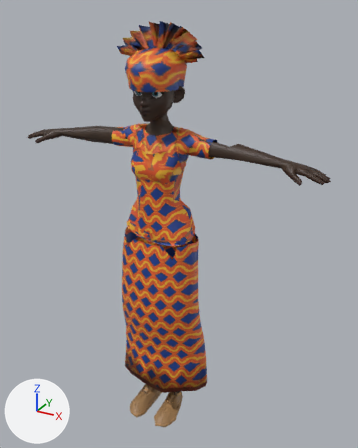
One commit to the FBX model client/Assets/Art/characters/cast/looks/player_f_lagos_ankara/player_f_lagos_ankara.fbx: the scene before it, then after it.
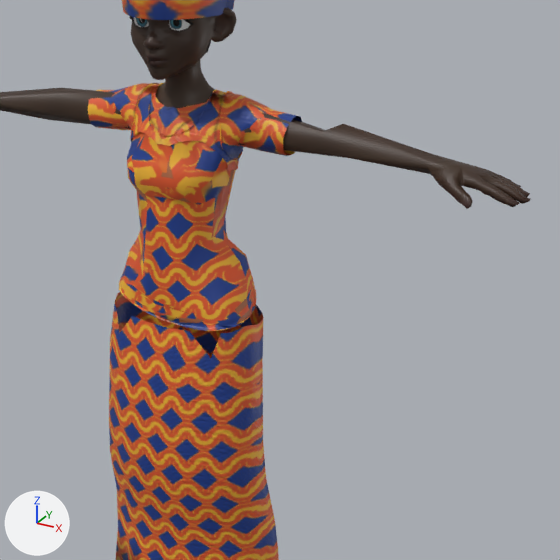
Old and new are each drawn whole from a 50 mm camera at (1.022, -1.71, 1.851) aimed at (0.056, 0.046, 0.973) and again close up on the part from 19% to 97% of the width and 18% to 80% of the height. Every picture has the same lights, and +X, +Y and +Z are marked at lower left. The older version's two pictures come first. Objects named as collision shapes, trigger or cutter boxes, shadow casters or lower levels of detail are left out.

The scene before the commit, as lines of its bpy script (objects in view):
```python
me_player_f_lagos_ankara_lod0 = bpy.data.meshes.new('player_f_lagos_ankara_LOD0')
me_player_f_lagos_ankara_lod0.from_pydata(...)  # 3216 vertices, 5316 faces; spans x -0.7..0.7, y -0.19..0.15, z 0.0..1.8
me_player_f_lagos_ankara_lod0.materials.append(mat_player_f_lagos_ankara_mat)
ob_player_f_lagos_ankara_lod0 = bpy.data.objects.new('player_f_lagos_ankara_LOD0', me_player_f_lagos_ankara_lod0)
ob_player_f_lagos_ankara_lod0.location = (0.0, 0.0, 0.0)
```
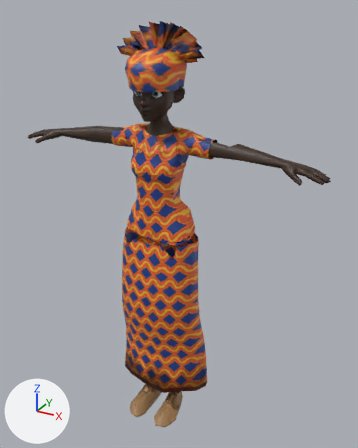
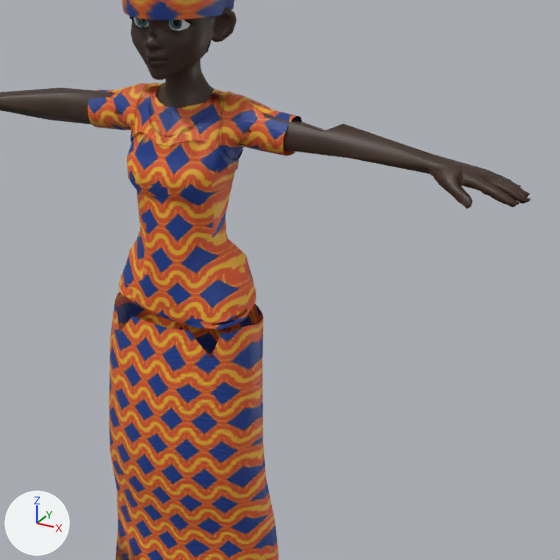
Changed parts and their boxes (x1, y1, x2, y2) in the close-ups (560 x 560 px; the box of a moved part takes in the faces that stretch with it):
part 1 of me_player_f_lagos_ankara_lod0, moved or reshaped: before (119, 171, 256, 331); after (119, 171, 256, 329)
part 2 of me_player_f_lagos_ankara_lod0, surface changed: (88, 83, 299, 323) in both

Diff of the bpy script that builds the scene:
```diff
--- a/client/Assets/Art/characters/cast/looks/player_f_lagos_ankara/player_f_lagos_ankara.fbx.py
+++ b/client/Assets/Art/characters/cast/looks/player_f_lagos_ankara/player_f_lagos_ankara.fbx.py
@@ me_player_f_lagos_ankara_lod0 @@
 # used by ob_player_f_lagos_ankara_lod0; location = (0.0, 0.0, 0.0)
-me_player_f_lagos_ankara_lod0.from_pydata(...)  # 3216 vertices, 5316 faces; spans x -0.7..0.7, y -0.19..0.15, z 0.0..1.8
+me_player_f_lagos_ankara_lod0.from_pydata(...)  # 3218 vertices, 5315 faces; spans x -0.7..0.7, y -0.19..0.15, z 0.0..1.8
+# me_player_f_lagos_ankara_lod0 part 1
+# 25 vertices are removed from x -0.12..0.16, y -0.11..0.08, z 0.94..1.39
+# 104 faces are deleted
+# 4 vertices move within x -0.14..0.15, y -0.11..0.08, z 0.94..1.01
+# 27 vertices are added at x -0.14..0.16, y -0.11..0.08, z 0.95..1.39
+# 103 new faces join them
+# me_player_f_lagos_ankara_lod0 part 2: 485 kept faces spanning x -0.23..0.23, y -0.12..0.09, z 0.95..1.67 get new texture (UV) coordinates
+# other edits to the shape of me_player_f_lagos_ankara_lod0 do not show in these pictures
 me_player_f_lagos_ankara_lod0.materials.append(mat_player_f_lagos_ankara_mat)
```
